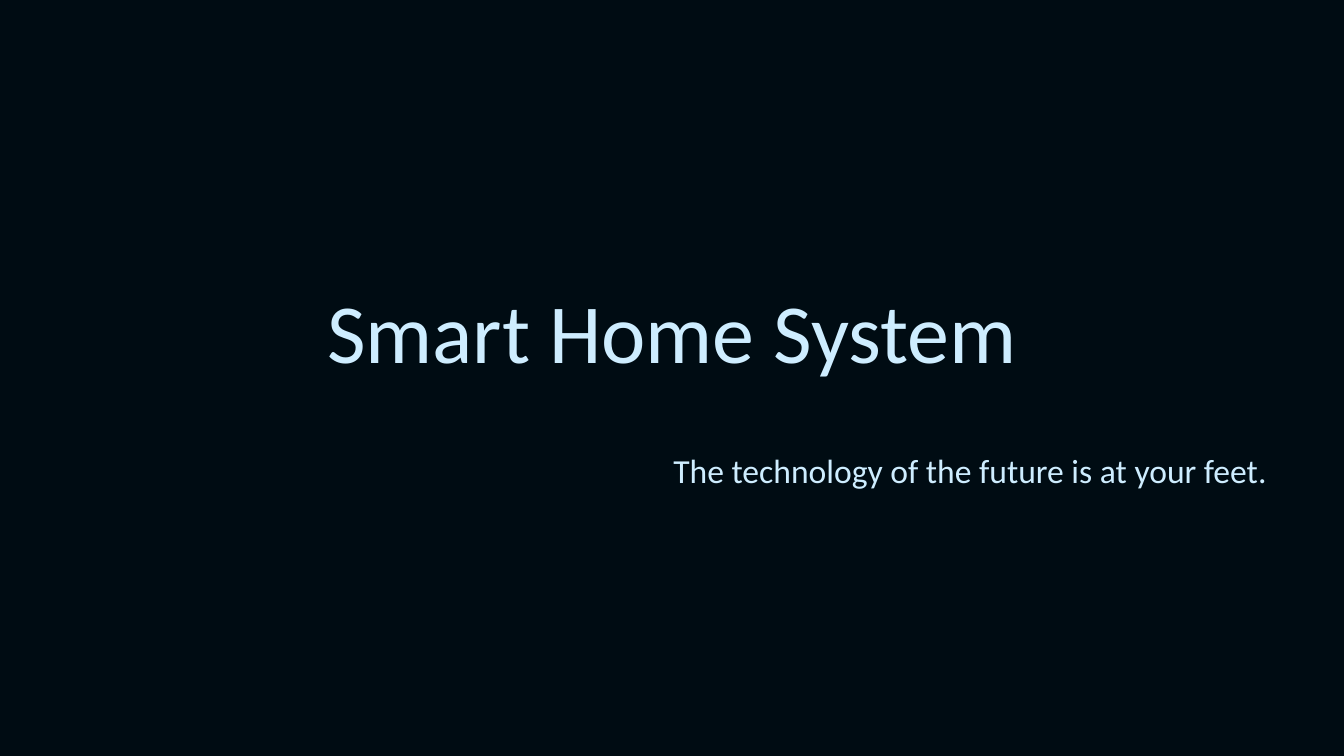
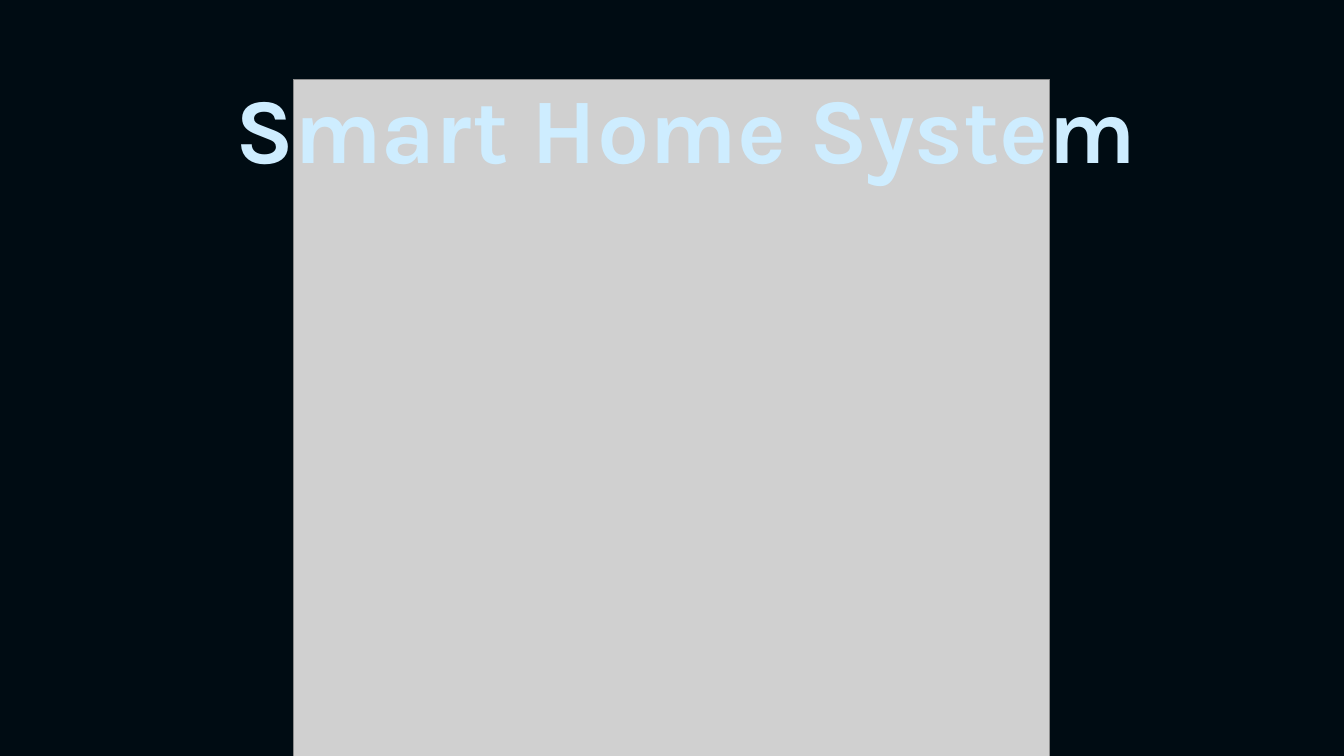
Before and after one commit to MrRyabena/SmartHomeSystem, a slide deck: slide 1 of presentation/SmartHomeSystem.pptx. Drawn at 1344x756 pixels with LibreOffice and Linux fonts; fonts in the diff are those of the drawing; grey boxes stand for pictures. Boxes give left, top, right and bottom in pixels: in the first picture for what was removed or moved away, otherwise in the second. Text is boxed around its words. In the diff, an @@ line names an element or a change of style, - is before the commit and + after.

```diff
--- a/presentation/SmartHomeSystem.pptx
+++ b/presentation/SmartHomeSystem.pptx
@@ title "Smart Home System": place and size @@
-title "Smart Home System" at box(327, 308, 1017, 377)
+title "Smart Home System" at box(235, 80, 1136, 184)
@@ title "Smart Home System" at box(235, 80, 1136, 184): size 60 to 66 pt, font Calibri to Karla, bold on @@
@@ picture added at box(294, 80, 1051, 756) @@
@@ subtitle removed at box(673, 459, 1267, 489) @@
-The technology of the future is at your feet.
```
Also in this commit, not shown: 1 slide added.
